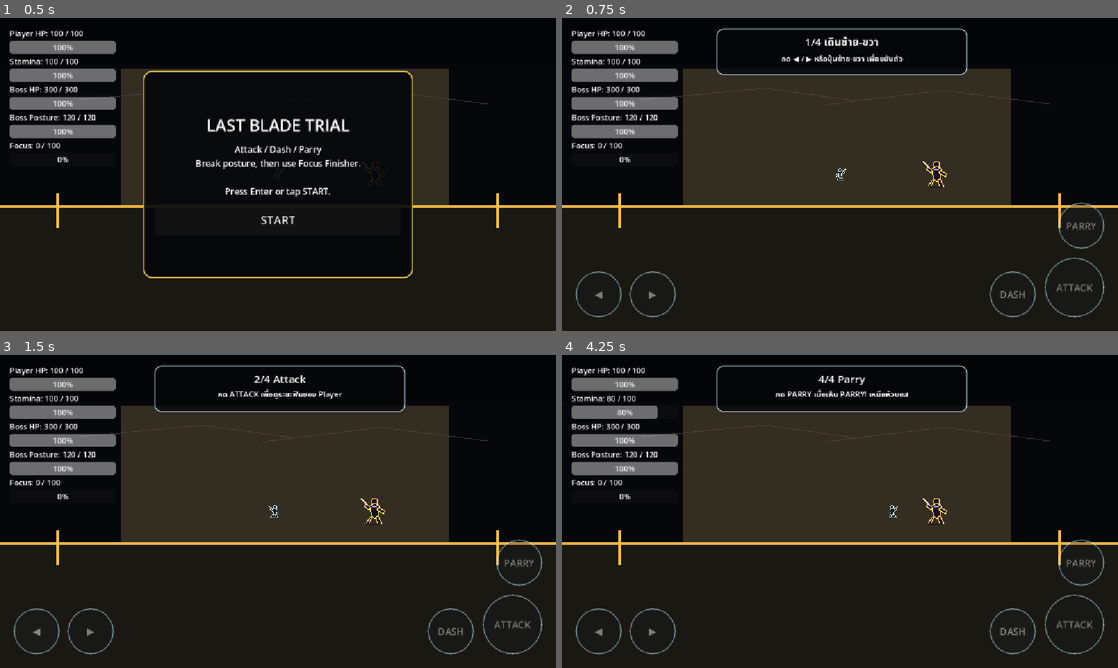
Above: before the commit, frames 1-4 (two rows, left to right).
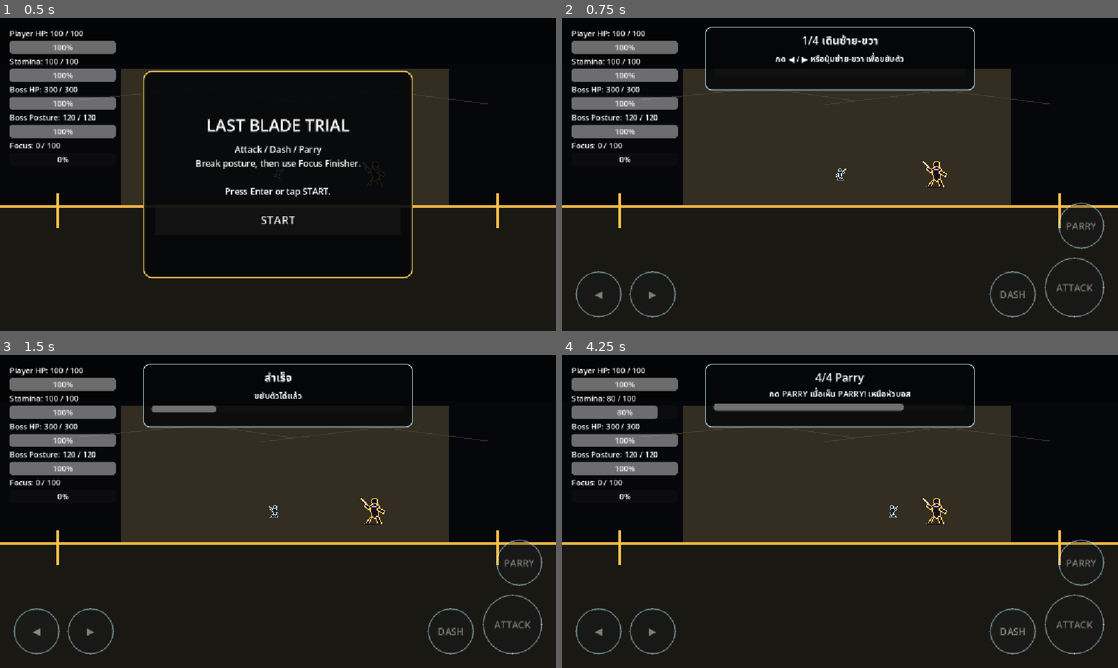
Above: after the commit, the same moments.

Repository: shanwinder/lastblade
Game: Godot game, scene res://scenes/main/BossBrokenMaster.tscn
The game is run twice, just before and just after one commit, with the same random seed, the same clock (stepped at 60 frames per second) and the same inputs.
Inputs:
- Up to frame 1 (0.5 s): no input
- Up to frame 2 (0.75 s): click "START" at 0.5 s
- Up to frame 3 (1.5 s): click "◀" at 1.25 s
- Up to frame 4 (4.25 s): click "▶" at 2 s; click "ATTACK" at 2.75 s; click "DASH" at 3.5 s

Frame 1 is identical in both runs. In frame 2, 3.9% of the frame differs, in the area x 25-75%, y 2-24%; in frame 3, 3.9%; in frame 4, 4.6%.

Commit message:
feat: add progress feedback to training coach

Diff:
--- a/last-blade-trial/training_coach_manager.gd
+++ b/last-blade-trial/training_coach_manager.gd
@@ -4,6 +4,7 @@
 # TrainingCoachManager.gd
 # ระบบสอนผู้เล่นใหม่แบบสั้นสำหรับ Phase 9 Vertical Slice
 # สอนเดิน / Attack / Dash / Parry ก่อนปล่อยให้บอสเริ่มสู้จริง
+# เวอร์ชันนี้เพิ่ม progress bar และข้อความสำเร็จระหว่าง step
 # =========================
 
 # อ้างอิง Player ในฉากหลัก
@@ -25,16 +26,19 @@
 @export var show_only_once_per_session: bool = true
 
 # ตำแหน่งกล่องข้อความบนจอ
-@export var coach_panel_position: Vector2 = Vector2(320.0, 22.0)
+@export var coach_panel_position: Vector2 = Vector2(296.0, 18.0)
 
 # ขนาดกล่องข้อความ
-@export var coach_panel_size: Vector2 = Vector2(520.0, 96.0)
+@export var coach_panel_size: Vector2 = Vector2(560.0, 132.0)
 
 # ขนาดตัวอักษรหัวข้อ
-@export var title_font_size: int = 22
+@export var title_font_size: int = 23
 
 # ขนาดตัวอักษรรายละเอียด
-@export var body_font_size: int = 16
+@export var body_font_size: int = 17
+
+# ระยะเวลาที่ข้อความสำเร็จของแต่ละ step ค้างไว้ก่อนเปลี่ยนไป step ถัดไป
+@export var step_success_message_time: float = 0.55
 
 # ระยะเวลาที่ข้อความจบ tutorial ค้างไว้ก่อนซ่อน
 @export var completion_message_time: float = 1.25
@@ -49,6 +53,7 @@
 var coach_panel: PanelContainer = null
 var title_label: Label = null
 var body_label: Label = null
+var progress_bar: ProgressBar = null
 
 # สถานะ tutorial
 var is_training_active: bool = false
@@ -56,6 +61,9 @@
 var has_started_training_this_scene: bool = false
 var current_step_index: int = 0
 
+# กันไม่ให้ step เด้งข้ามหลายขั้นในเฟรมติดกัน
+var is_advancing_step: bool = false
+
 # จำว่าเคยสอนครบแล้วใน session นี้หรือยัง
 static var has_completed_training_this_session: bool = false
 
@@ -64,22 +72,26 @@
 	{
 		"id": "move",
 		"title": "1/4 เดินซ้าย-ขวา",
-		"body": "กด ◀ / ▶ หรือปุ่มซ้าย-ขวา เพื่อขยับตัว"
+		"body": "กด ◀ / ▶ หรือปุ่มซ้าย-ขวา เพื่อขยับตัว",
+		"success": "ขยับตัวได้แล้ว"
 	},
 	{
 		"id": "attack",
 		"title": "2/4 Attack",
-		"body": "กด ATTACK เพื่อดูระยะฟันของ Player"
+		"body": "กด ATTACK เพื่อดูระยะฟันของ Player",
+		"success": "เห็นระยะโจมตีแล้ว"
 	},
 	{
 		"id": "dash",
 		"title": "3/4 Dash",
-		"body": "กด DASH เพื่อพุ่งหลบท่าหนักของบอส"
+		"body": "กด DASH เพื่อพุ่งหลบท่าหนักของบอส",
+		"success": "Dash ใช้หลบท่าหนัก"
 	},
 	{
 		"id": "parry",
 		"title": "4/4 Parry",
-		"body": "กด PARRY เมื่อเห็น PARRY! เหนือหัวบอส"
+		"body": "กด PARRY เมื่อเห็น PARRY! เหนือหัวบอส",
+		"success": "พร้อมฝึกจังหวะ Parry/Dash"
 	}
 ]
 
@@ -136,8 +148,8 @@
 	root_control.add_child(coach_panel)
 
 	var panel_style := StyleBoxFlat.new()
-	panel_style.bg_color = Color(0.02, 0.025, 0.035, 0.78)
-	panel_style.border_color = Color(0.75, 0.95, 1.0, 0.80)
+	panel_style.bg_color = Color(0.02, 0.025, 0.035, 0.82)
+	panel_style.border_color = Color(0.75, 0.95, 1.0, 0.82)
 	panel_style.set_border_width_all(2)
 	panel_style.set_corner_radius_all(14)
 	panel_style.content_margin_left = 18.0
@@ -147,7 +159,7 @@
 	coach_panel.add_theme_stylebox_override("panel", panel_style)
 
 	var layout := VBoxContainer.new()
-	layout.add_theme_constant_override("separation", 4)
+	layout.add_theme_constant_override("separation", 6)
 	coach_panel.add_child(layout)
 
 	title_label = Label.new()
@@ -161,6 +173,14 @@
 	body_label.add_theme_font_size_override("font_size", body_font_size)
 	layout.add_child(body_label)
 
+	progress_bar = ProgressBar.new()
+	progress_bar.custom_minimum_size = Vector2(460.0, 14.0)
+	progress_bar.min_value = 0.0
+	progress_bar.max_value = 100.0
+	progress_bar.value = 0.0
+	progress_bar.show_percentage = false
+	layout.add_child(progress_bar)
+
 	root_control.visible = false
 
 
@@ -200,6 +220,7 @@
 	has_started_training_this_scene = true
 	is_training_active = true
 	is_training_completed = false
+	is_advancing_step = false
 	current_step_index = 0
 
 	# หยุดบอสไว้ก่อน เพื่อให้ผู้เล่นเรียนปุ่มพื้นฐานโดยไม่โดนกดดันทันที
@@ -207,11 +228,16 @@
 
 	root_control.visible = true
 	show_current_step_text()
+	update_progress_bar()
 
 	print("Training Coach started")
 
 
 func update_current_training_step() -> void:
+	# ถ้ากำลังค้างข้อความสำเร็จอยู่ ไม่ต้องตรวจ input ซ้ำ
+	if is_advancing_step:
+		return
+
 	# ถ้าทำครบทุก step แล้ว ให้จบ tutorial
 	if current_step_index >= training_steps.size():
 		complete_training()
@@ -221,12 +247,33 @@
 	var step_id: String = str(current_step.get("id", ""))
 
 	if is_step_completed(step_id):
-		current_step_index += 1
-
-		if current_step_index >= training_steps.size():
-			complete_training()
-		else:
-			show_current_step_text()
+		advance_to_next_step()
+
+
+func advance_to_next_step() -> void:
+	# แสดง feedback สำเร็จก่อนเปลี่ยนไป step ถัดไป เพื่อไม่ให้กล่องกระโดดเร็วเกินไป
+	if is_advancing_step:
+		return
+
+	is_advancing_step = true
+
+	var current_step := training_steps[current_step_index]
+	var success_text: String = str(current_step.get("success", "สำเร็จ"))
+
+	title_label.text = "สำเร็จ"
+	body_label.text = success_text
+
+	current_step_index += 1
+	update_progress_bar()
+
+	await get_tree().create_timer(step_success_message_time).timeout
+
+	if current_step_index >= training_steps.size():
+		is_advancing_step = false
+		complete_training()
+	else:
+		show_current_step_text()
+		is_advancing_step = false
 
 
 func is_step_completed(step_id: String) -> bool:
@@ -252,19 +299,32 @@
 	var current_step := training_steps[current_step_index]
 	title_label.text = str(current_step.get("title", "Training"))
 	body_label.text = str(current_step.get("body", ""))
+	update_progress_bar()
+
+
+func update_progress_bar() -> void:
+	# Progress bar แสดงว่าผู้เล่นผ่าน tutorial พื้นฐานไปแล้วกี่ขั้น
+	if progress_bar == null:
+		return
+
+	var total_steps: float = max(float(training_steps.size()), 1.0)
+	var progress_ratio: float = clamp(float(current_step_index) / total_steps, 0.0, 1.0)
+	progress_bar.value = progress_ratio * 100.0
 
 
 func complete_training() -> void:
-	# จบ tutorial แล้วปล่อยให้บอสเริ่มสู้จริง
+	# จบ tutorial แล้วปล่อยให้ Duel Practice / Boss ทำงานต่อ
 	if is_training_completed:
 		return
 
 	is_training_active = false
 	is_training_completed = true
 	has_completed_training_this_session = true
+	current_step_index = training_steps.size()
+	update_progress_bar()
 
 	title_label.text = "พร้อมสู้"
-	body_label.text = "อ่านข้อความเหนือหัวบอส: PARRY! ให้ Parry / DASH! ให้ Dash"
+	body_label.text = "ต่อไปจะฝึกอ่านจังหวะ PARRY! และ DASH!"
 
 	set_boss_training_hold(false)
 
